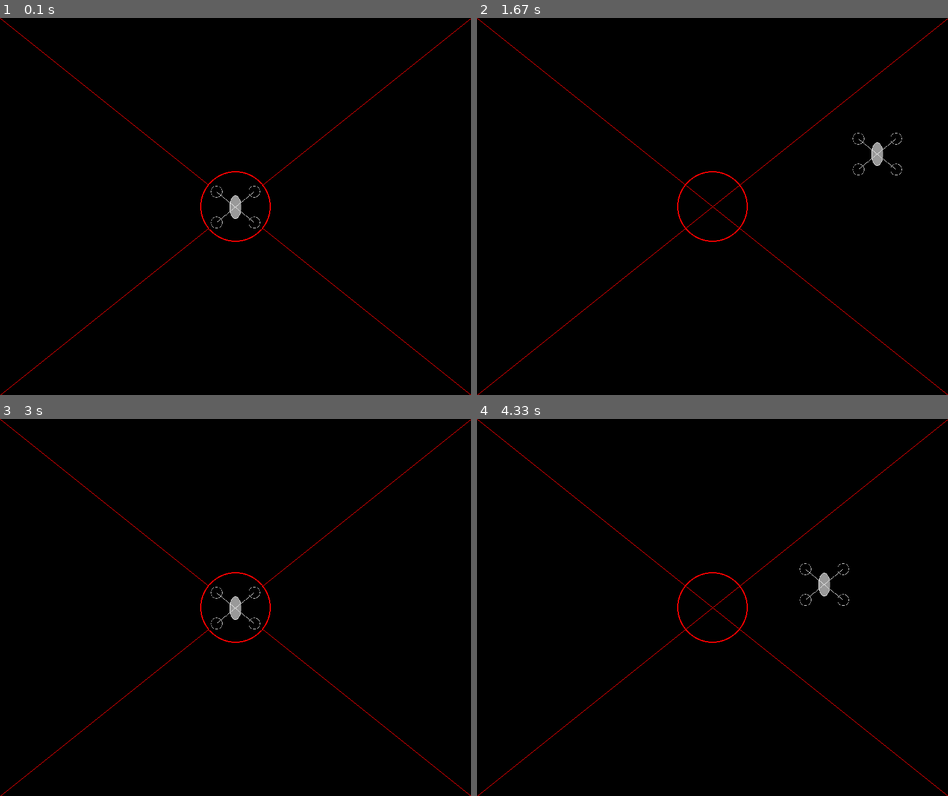
Above: before the commit, frames 1-4 (two rows, left to right).
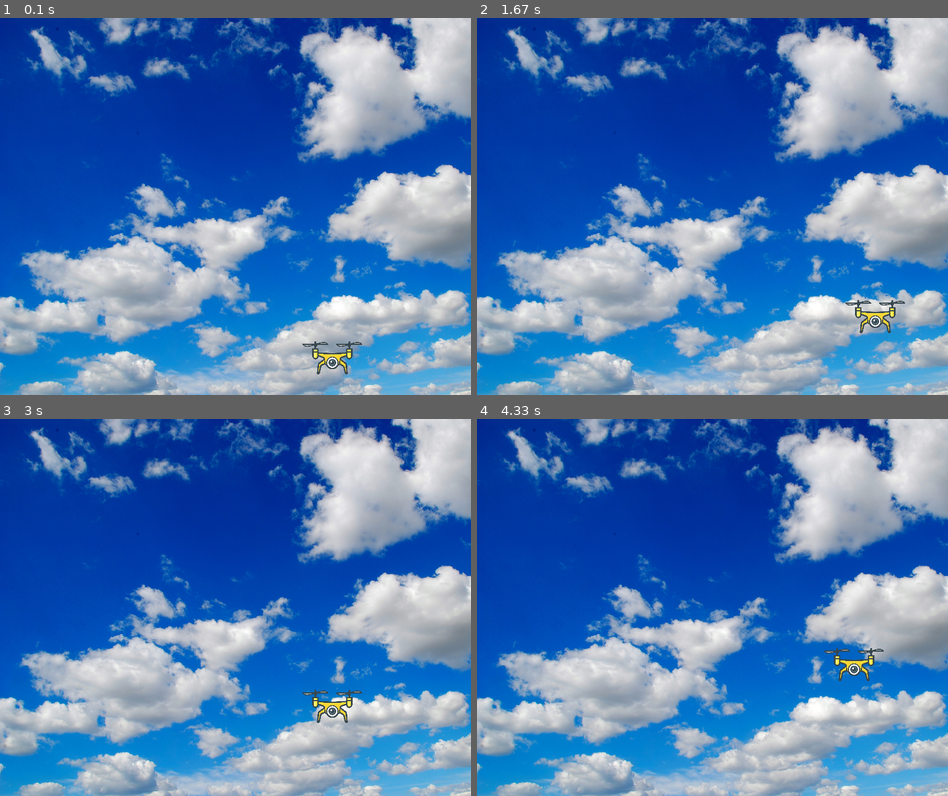
Above: after the commit, the same moments.

Repository: Dhianc/PygameDroneProject
Game: pygame game, started from PygameDrone.py
The game is run twice, just before and just after one commit, with the same random seed, the same clock (stepped at 60 frames per second) and the same inputs.
Inputs:
- Up to frame 1 (0.1 s): no input
- Up to frame 2 (1.67 s): hold Right 0.33-0.8 s; hold Up 0.83-1.13 s; hold Right 1.17-1.63 s
- Up to frame 3 (3 s): hold Left 1.67-2.2 s; hold Down 2.23-2.53 s; hold Left 2.57-2.97 s
- Up to frame 4 (4.33 s): hold Up 3-3.37 s; hold Right 3.4-4.03 s; hold Down from 4.07 s (still down)

The runs differ from the first frame. In frame 1, 100% of the frame differs, in the area x 0-100%, y 0-100%; in frame 2, 100%; in frame 3, 100%; in frame 4, 100%.

Commit message:
Add files via upload

Diff:
--- a/PygameDrone.py
+++ b/PygameDrone.py
@@ -1,4 +1,6 @@
 import pygame
+from control import Control
+import numpy as np
 
 
 pygame.init()
@@ -9,12 +11,13 @@
 screen = pygame.display.set_mode([SCREEN_WIDTH, SCREEN_HEIGHT])
 pygame.display.set_caption("Pygame Drone")
 pygame.display.get_window_size()
+bg_image = pygame.image.load(f'images/ceu.jpg')
 
-fonte = pygame.font.SysFont('arial', 20, False, False)
+# fonte = pygame.font.SysFont('arial', 20, False, False)
 
 #set framerate
 clock = pygame.time.Clock()
-FPS = 60
+FPS = 500
 
 
 #define player action variables
@@ -29,11 +32,11 @@
 
 
 
-def draw_bg():
-    screen.fill(BG)
-    pygame.draw.circle(screen, (255, 0, 0), (400, 320), 60, 2)
-    pygame.draw.line(screen, (255, 0, 0), (0, 0), (800, 640))
-    pygame.draw.line(screen, (255, 0, 0), (800, 0), (0, 640))
+# def draw_bg():
+#     screen.fill(BG)
+#     # pygame.draw.circle(screen, (255, 0, 0), (400, 320), 60, 2)
+#     # pygame.draw.line(screen, (255, 0, 0), (0, 0), (800, 640))
+#     # pygame.draw.line(screen, (255, 0, 0), (800, 0), (0, 640))
 
 class Drone(pygame.sprite.Sprite):
     def __init__(self, char_type, x, y, scale, speed):
@@ -42,14 +45,19 @@
         self.speed = speed
         # self.direction = 1
         # self.flip = False
-        img = pygame.image.load(f'images/{self.char_type}/drone5.PNG')
+        img = pygame.image.load(f'images/{self.char_type}/drone6.png')
         tam = img.get_rect()
         self.image = pygame.transform.scale(img, (int(img.get_width() * scale), int(img.get_height() * scale)))
         self.rect = img.get_rect()
         self.rect.center = (x, y)
-        print(tam)
+        self.original_image = self.image
+        # print(tam)
 
+    def update(self, pos_x, pos_y, angle):
+        self.rect.move_ip(pos_x, pos_y)
 
+        self.image = pygame.transform.rotate(self.original_image, angle * 180 / np.pi)
+        self.rect = self.image.get_rect(center = self.rect.center)
 
 
     def move(self, moving_weast, moving_east, moving_north, moving_south):
@@ -77,17 +85,23 @@
 
 
 
-player = Drone('drone', 400 + 181/4, 320 + 155/4, 0.5, 5)
+player = Drone('drone', 0, 0, 0.2, 1)
+controlSystem = Control()
+
+pos_last_px = np.array([0, 0])
 
 
+def interpolate(xa, x1, x2, y1, y2):
+    return ((xa - x1) / (x2 - x1) * (y2 - y1)) + y1
 
 
 run = True
 while run:
     clock.tick(FPS)
 
-    draw_bg()
+    # draw_bg()
 
+    screen.blit(bg_image, (0, 0))
     player.draw()
     player.move(moving_weast, moving_east, moving_north, moving_south)
 
@@ -123,6 +137,20 @@
             if event.key == pygame.K_DOWN:
                 moving_south = False
 
+    if not controlSystem.is_over():
+        pos_abs_m, angle = controlSystem.iterate()
+
+        x_abs_px = interpolate(pos_abs_m[0], -60, 25, 0, SCREEN_WIDTH)
+        y_abs_px = interpolate(pos_abs_m[1], -2, 17, 0, SCREEN_HEIGHT)
+        y_abs_px = SCREEN_HEIGHT - y_abs_px
+
+        pos_abs_px = np.array([int(x_abs_px), int(y_abs_px)])
+        pos_rel_px = pos_abs_px - pos_last_px
+        pos_last_px = pos_abs_px
+
+        player.update(pos_rel_px[0], pos_rel_px[1], angle)
+
+
     # screen.blit(texto, (0, 0))
     pygame.display.update()
 
--- /dev/null
+++ b/control.py
@@ -0,0 +1,212 @@
+import numpy as np
+
+
+class Control:
+    def x_dot(self, t, x, w_):
+        # Parâmetros
+        w_max = 15000.  # velocidade máxima do motor
+        m = 0.25  # massa
+        g = 9.81  # aceleração da gravidade
+        l = 0.1  # tamanho
+        kf = 1.744e-08  # constante de força
+        Iz = 2e-4  # momento de inércia
+        tal = 0.005
+        Fg = np.array([[0], [-m * g]])
+
+        ## Estados atuais
+        w = x[0:2]
+        r = x[2:4]
+        v = x[4:6]
+        phi = x[6]
+        ome = x[7]
+
+        ## Variáveis auxiliares
+        # forças
+        f1 = kf * w[0] ** 2
+        f2 = kf * w[1] ** 2
+
+        # Torque
+        Tc = l * (f1 - f2)
+
+        # Força de controle
+        Fc_B = np.array([[0], [(f1 + f2)]])
+
+        # Matriz de atitude
+        D_RB = np.array([[np.cos(phi), -np.sin(phi)], [np.sin(phi), np.cos(phi)]])
+
+        ## Derivadas
+        w_dot = (-w + w_) / tal
+        r_dot = v
+        v_dot = (1 / m) * (D_RB @ Fc_B + Fg)
+        v_dot = v_dot.reshape(2, )
+        phi_dot = np.array([ome])
+        ome_dot = np.array([Tc / Iz])
+
+        xkp1 = np.concatenate([w_dot,
+                                r_dot,
+                                v_dot,
+                                phi_dot,
+                                ome_dot])
+
+        return xkp1
+
+    def rk4(self, tk, h, xk, uk):
+        k1 = self.x_dot(tk, xk, uk)
+        k2 = self.x_dot(tk + h / 2.0, xk + h * k1 / 2.0, uk)
+        k3 = self.x_dot(tk + h / 2.0, xk + h * k2 / 2.0, uk)
+        k4 = self.x_dot(tk + h, xk + h * k3, uk)
+        self.xkp1 = xk + (h / 6.0) * (k1 + 2 * k2 + 2 * k3 + k4)
+
+        return self.xkp1
+
+    def __init__(self):
+        # PARÂMETROS DE SIMULAÇÃO
+        self.finished = False
+        self.h = 0.005  # passo da simulação de tempo continuo
+        self.Ts = 0.05  # intervalo de atuação do controlador
+        self.fTh = self.Ts/self.h
+        self.maxT = 60
+        self.tc = np.arange(0, self.maxT, self.h)  # k
+        self.td = np.arange(0, self.maxT, self.Ts)  # j
+        tam = len(self.tc)
+        # j = 0
+
+        # Vetor de estados
+        self.x = np.zeros([8, tam])
+        self.k = 0
+        # x[:, 0] = np.array([0., 0.,
+        #                    0., 0.,
+        #                    0., .0,
+        #                    0*np.pi/180.,
+        #                    0*np.pi/180.])
+
+        # Parâmetros do sistema de controle
+        self.u = np.zeros([2, len(self.td)])  # comando de controle
+        self.j = 0
+        # eP_ = np.zeros([2, len(td)])
+        # ePm1 = 0  # erro posição k-1 (passo anterior)
+        # eVm1 = 0  # erro atitude k-1 (passo anterior)
+
+        # Constanstes do modelo
+        self.m = 0.25 # massa
+        self.g = 9.81  # aceleração da gravidade
+        self.l = 0.1  # tamanho
+        self.kf = 1.744e-08  # constante de força
+        self.Iz = 2e-4  # momento de inércia
+        self.tal = 0.05
+        self.Fe = np.array([-self.m * self.g]) ###################################################################
+
+        # Restrições do controle
+        self.phi_max = 15 * np.pi / 180.  # ângulo máximo
+
+        self.w_max = 15000
+        self.Fc_max = self.kf * self.w_max**2  # Força de controle máximo
+        self.Tc_max = self.l * self.kf * self.w_max**2
+
+        # Waypoints
+        self.r_ = np.array([[0., 10.],
+                            [15., 10.],
+                            [-50., 2.],
+                            [-20., 15.],
+                            [0., 0.]]).transpose()
+        self.r_ID = 0
+        self.r_IDN = 4
+
+        # Processamento de variáveis intermediárias
+
+        # obtem a força aplicada por cada rotor
+        # f = np.zeros([3, tam])
+        #
+        # for k in range(tam):
+        #     w = self.x[0:2, k]
+        #     f[0:2, k] = np.array([self.kf * w[0] ** 2, self.kf * w[1] ** 2])
+        #     f[2, k] = f[0, k] + f[1, k]  # Força total em B
+
+    def iterate(self):
+    # for k in range(tam-1):
+        # Sistema de controle
+        if(self.k % self.fTh) == 0:
+            # Extrai os dados do  vetor
+            r_k = self.x[2:4, self.k]
+            v_k = self.x[4:6, self.k]
+            phi_k = self.x[6, self.k]
+            ome_k = self.x[7, self.k]
+
+            # Comando de posição
+            v_ = np.array([0, 0])
+
+            # Controle de Posição
+            kpP = np.array([0.075])
+            kdP = np.array([0.25])
+            eP = self.r_[:, self.r_ID] - r_k
+            eV = v_ - v_k
+            # eP_[:, j] = eP
+
+            # Definição do próximo waypoint
+            if np.linalg.norm(eP) < .1 and self.r_ID < self.r_IDN:
+                self.r_ID += 1
+                # print(self.r_ID)
+
+            Fx = kpP * eP[0] + kdP * eV[0]
+            Fy = kpP * eP[1] + kdP * eV[1] - self.Fe #############################################################
+            Fy = np.maximum(0.2 * self.Fc_max, np.minimum(Fy, 0.8 * self.Fc_max))
+
+            # Controle de Atitude
+            phi_ = np.arctan2(-Fx, Fy)
+
+            if np.abs(phi_) > self.phi_max:
+                # print(phi_*180/np.pi)
+                signal = phi_ / np.absolute(phi_)
+                phi_ = signal * self.phi_max
+
+                # Limitando o ângulo
+                Fx = Fy * np.tan(phi_)
+
+            Fxy = np.array([Fx, Fy])
+            Fc = np.linalg.norm(Fxy)
+            f12 = np.array([Fc / 2.0, Fc / 2.0])
+
+            # Constantes Kp e Kd
+            kpA = np.array([0.75])
+            kdA = np.array([0.05])
+            ePhi = phi_ - phi_k
+            eOme = 0 - ome_k
+
+            Tc = kpA * ePhi + kdA * eOme
+            Tc = np.maximum(-0.4 * self.Tc_max, np.minimum(Tc, 0.4 * self.Tc_max))
+
+            # Delta de forças
+            df12 = np.absolute(Tc) / 2.0
+
+            if (Tc >= 0.0):
+                f12[0] = f12[0] + df12
+                f12[1] = f12[1] - df12
+            else:
+                f12[0] = f12[0] - df12
+                f12[1] = f12[1] + df12
+
+            # Limitadores
+            w1_ = np.sqrt(f12[0] / (self.kf))
+            w2_ = np.sqrt(f12[1] / (self.kf))
+
+            # Limitando o comando do motor entre 0 - 15000 rpm
+            w1 = np.maximum(0., np.minimum(w1_, self.w_max))
+            w2 = np.maximum(0., np.minimum(w2_, self.w_max))
+
+            # Determinação do comando de entrada
+            self.u[:, self.j] = np.array([w1, w2])
+
+            self.j = self.j+1
+
+        # Simulação um passo a frente
+        self.x[:, self.k + 1] = self.rk4(self.tc[self.k], self.h, self.x[:, self.k], self.u[:, self.j - 1])
+        self.k += 1
+        if self.k == len(self.tc) - 1:
+            self.finished = True
+
+        pos = self.x[2:4, self.k]
+        angle = self.x[6, self.k]
+        return pos, angle
+
+    def is_over(self):
+        return self.finished
--- a/reference.py
+++ b/reference.py
@@ -2,7 +2,7 @@
 import random
 import pygame
 from pygame.locals import *
-from simulation import Simulation
+from control import Simulation
 import numpy as np
 from os import path
 
@@ -14,16 +14,13 @@
 SCREEN_HEIGHT = 640
 
 images_path = 'images'
-# bg_image = pygame.image.load(path.join(images_path, 'ceu.jpg'))
+bg_image = pygame.image.load(path.join(images_path, 'ceu.jpg'))
 
-BG = (255, 255, 255)
 
 screen = pygame.display.set_mode([SCREEN_WIDTH, SCREEN_HEIGHT])
 pygame.display.set_caption('Pygame Drone')
-# screen.blit(bg_image, (0, 0))
+screen.blit(bg_image, (0, 0))
 
-def draw_bg():
-    screen.fill(BG)
 
 class Player(pygame.sprite.Sprite):
     def __init__(self, image_path, width, height, scale):
@@ -31,7 +28,7 @@
 
         # self.image = pygame.Surface((width, height), pygame.SRCALPHA)
         # pygame.draw.polygon(self.image, (0, 0, 0), ((0, 0), (width, 0), (width, height), (0, height)))
-        img = pygame.image.load(f'images/drone/drone5.png')
+        img = pygame.image.load(image_path)
         self.image = pygame.transform.scale(img, (int(img.get_width() * scale), int(img.get_height() * scale)))
         self.original_image = self.image
 
@@ -47,7 +44,7 @@
         screen.blit(self.image, self.rect)
 
 
-P = Player('drone5.png', 50, 5, 0.5)
+P = Player(f'images/drone/drone6.png', 50, 5, 0.2)
 S = Simulation()
 
 pos_last_px = np.array([0, 0])
@@ -65,8 +62,8 @@
     if not S.is_over():
         pos_abs_m, angle = S.iterate()
 
-        x_abs_px = interpolate(pos_abs_m[0], -55, 20, 0, SCREEN_WIDTH)
-        y_abs_px = interpolate(pos_abs_m[1], -0.5, 16, 0, SCREEN_HEIGHT)
+        x_abs_px = interpolate(pos_abs_m[0], -60, 25, 0, SCREEN_WIDTH)
+        y_abs_px = interpolate(pos_abs_m[1], -2, 17, 0, SCREEN_HEIGHT)
         y_abs_px = SCREEN_HEIGHT - y_abs_px
 
         pos_abs_px = np.array([int(x_abs_px), int(y_abs_px)])
@@ -78,7 +75,7 @@
         pygame.quit()
         sys.exit()
 
-    # screen.blit(bg_image, (0, 0))
+    screen.blit(bg_image, (0, 0))
     P.draw()
 
     pygame.display.update()
Binary file added: images/drone/drone6.png
Binary file added: images/drone/drone7.png
